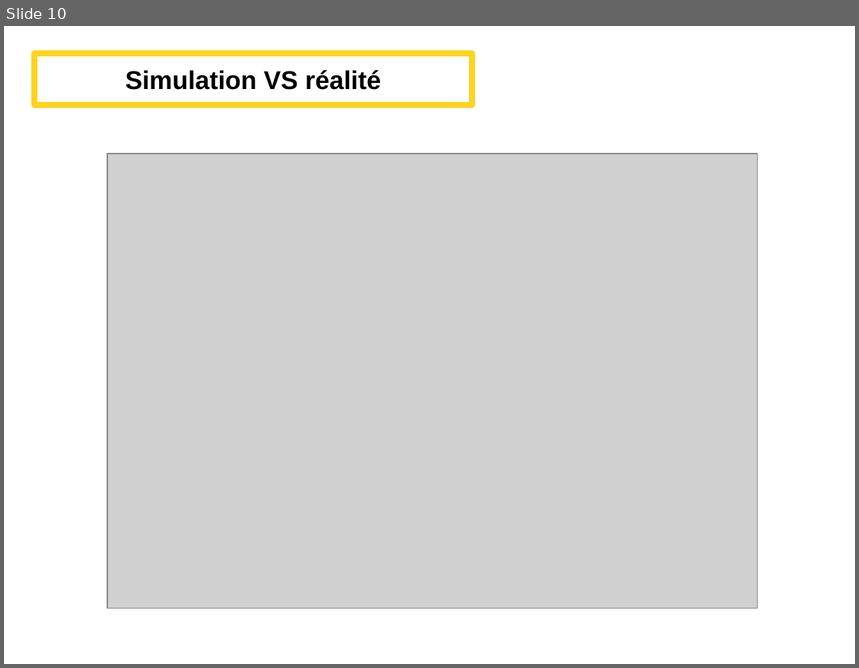
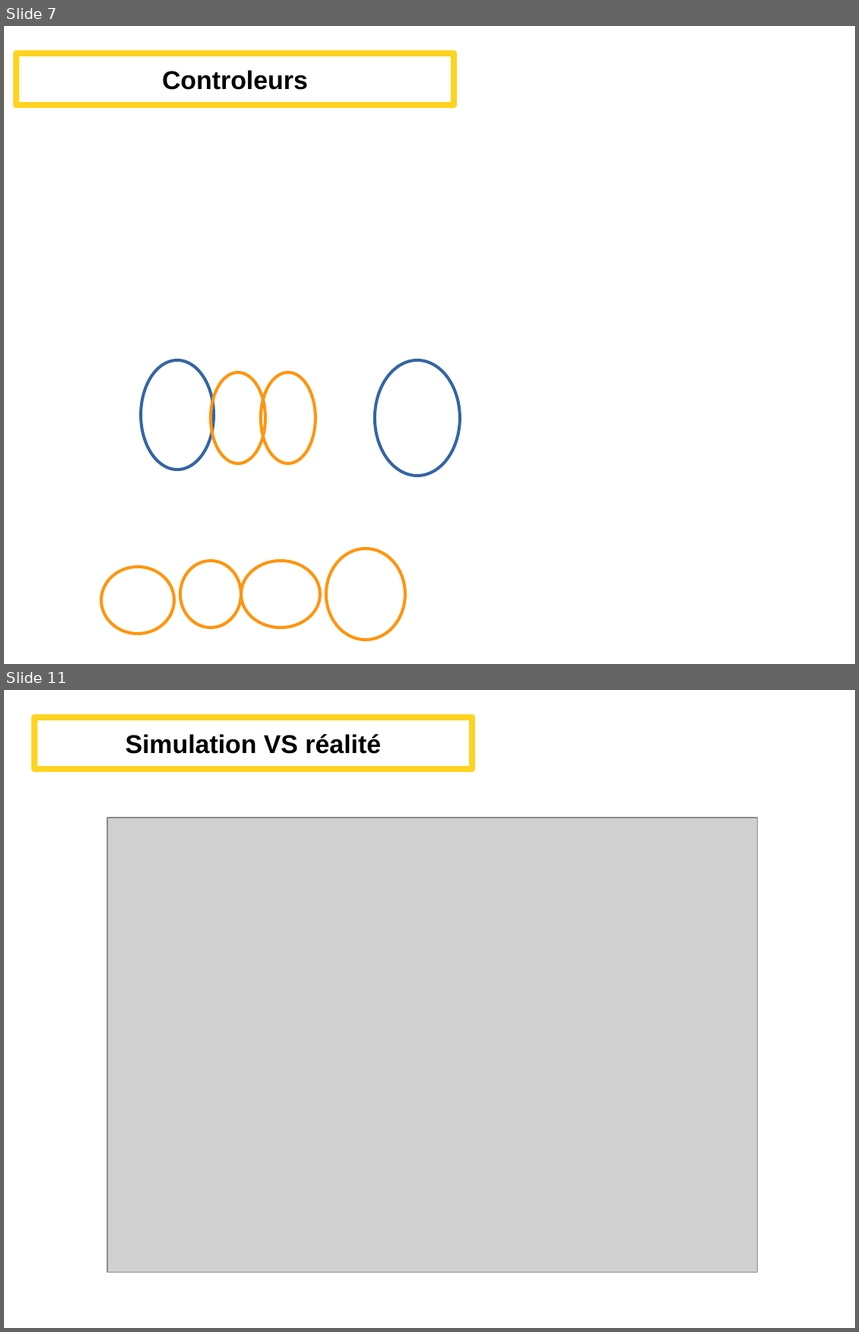
Before and after one commit to Alex-Lec/Projet-2I013-, a slide deck: Présentation_projetRobot.odp. Shown one above the other, each under a label of ours: slide 10 before the commit, slides 7 and 11 after it; the slides between them are not shown. The pictures are 859x668 and 859x1332 pixels, drawn with LibreOffice and Linux fonts; fonts in the diff are those of the drawing; grey boxes stand for pictures; background and template pictures are left out. Boxes give left, top, right and bottom in pixels: in the first picture for what was removed or moved away, otherwise in the second. Text is boxed around its words. In the diff, an @@ line names an element or a change of style, - is before the commit and + after.

```diff
--- a/Présentation_projetRobot.odp
+++ b/Présentation_projetRobot.odp
@@ slide 7 added at (4,26,855,664), background picture (left out) @@
@@ title added at (16,54,455,106), outline #FFD320 5.67 pt, 24 pt, text #000000, bold @@
+Controleurs
@@ ellipse added at (141,360,213,470), outline #3465A4 2.83 pt @@
@@ ellipse added at (375,360,460,477), outline #3465A4 2.83 pt @@
@@ ellipse added at (211,373,266,464), outline #FF950E 2.83 pt @@
@@ ellipse added at (261,373,316,464), outline #FF950E 2.83 pt @@
@@ ellipse added at (326,549,405,640), outline #FF950E 2.83 pt @@
@@ ellipse added at (101,567,174,635), outline #FF950E 2.83 pt @@
@@ ellipse added at (180,561,241,629), outline #FF950E 2.83 pt @@
@@ ellipse added at (241,561,320,629), outline #FF950E 2.83 pt @@
@@ what was slide 10 is now slide 11 @@
```
Also in this commit, not shown: 3 slides changed, 2 other slides added, 1 slide removed, 1 other file.
